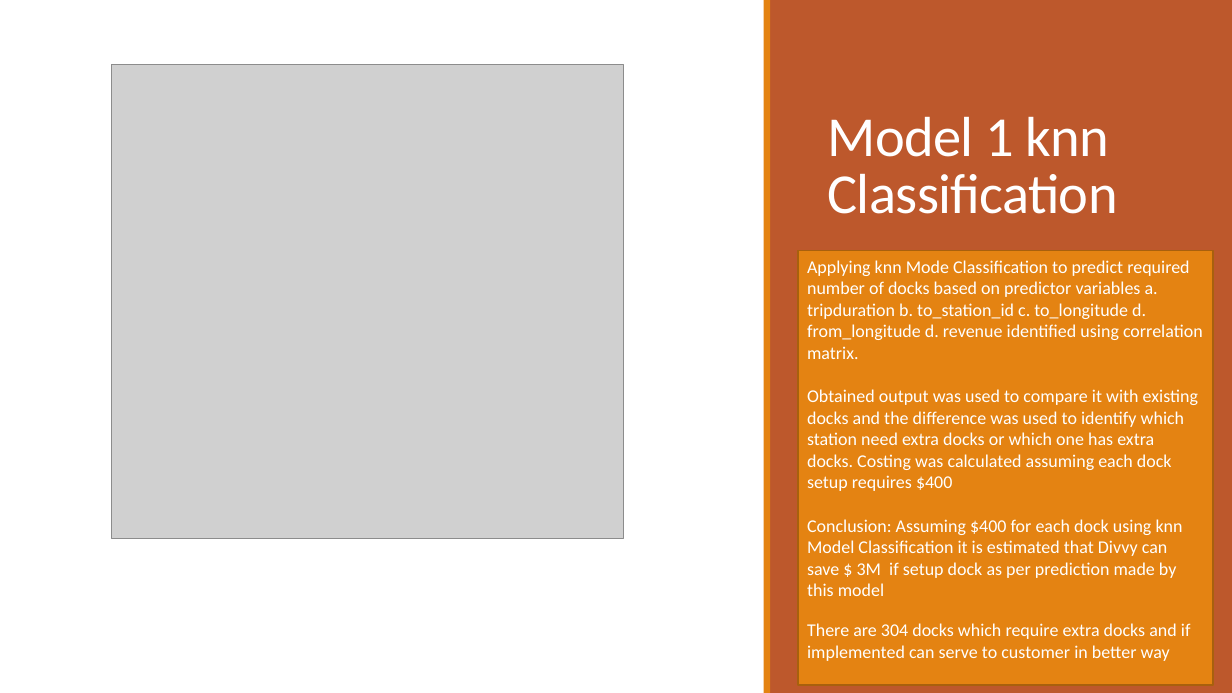
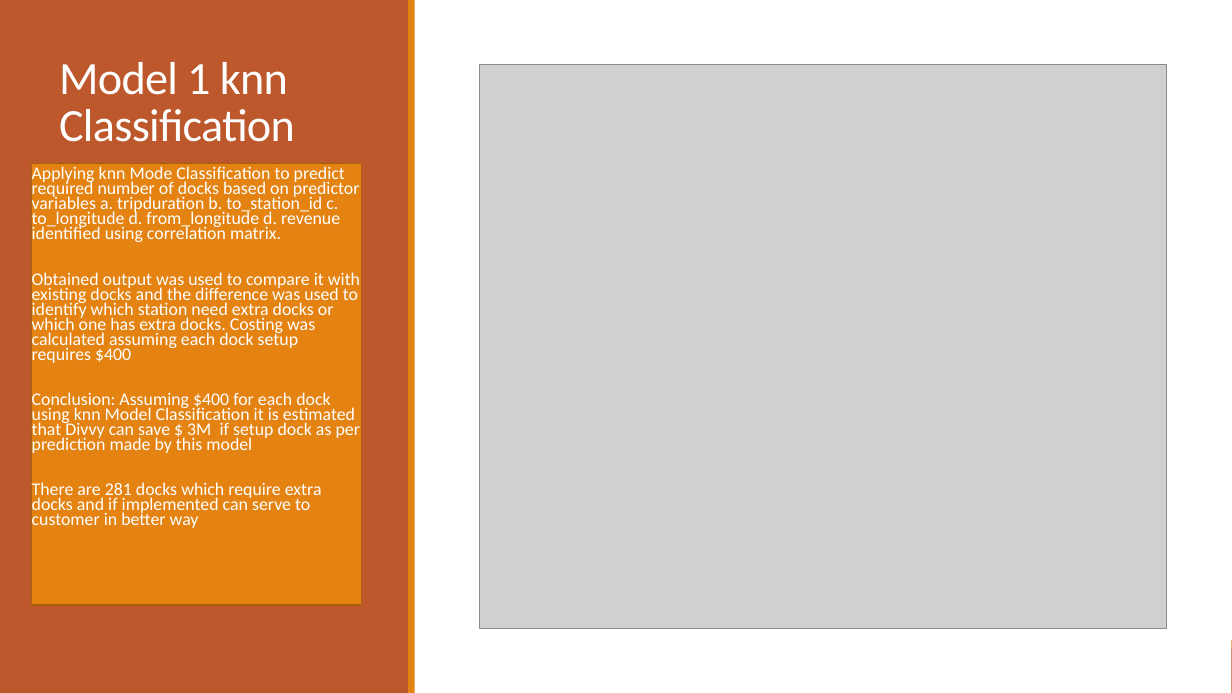
Before and after one commit to mohitroy2502/Chicago-Divvy-DPA-Project, a slide deck: slide 9 of Problem Statement 5.pptx. Drawn at 1232x693 pixels with LibreOffice and Linux fonts; fonts in the diff are those of the drawing; grey boxes stand for pictures. Boxes give left, top, right and bottom in pixels: in the first picture for what was removed or moved away, otherwise in the second. Text is boxed around its words. In the diff, an @@ line names an element or a change of style, - is before the commit and + after.

```diff
--- a/Problem Statement 5.pptx
+++ b/Problem Statement 5.pptx
@@ rectangle: place and size @@
-rectangle at [770, 0, 1232, 693]
+rectangle at [0, 0, 409, 693]
@@ rectangle: place and size @@
-rectangle at [763, 0, 770, 693]
+rectangle at [409, 0, 415, 693]
@@ text "Model 1 knn Classification": place and size @@
-text "Model 1 knn Classification" at [827, 116, 1117, 214]
+text "Model 1 knn Classification" at [59, 62, 295, 142]
@@ text "Model 1 knn Classification" at [59, 62, 295, 142]: size 44 to 36 pt @@
@@ picture removed at [111, 65, 623, 539] @@
@@ picture added at [480, 65, 1166, 628] @@
@@ rectangle "Applying knn Mode Classification to ...": place and size @@
-rectangle "Applying knn Mode Classification to ..." at [799, 250, 1214, 685]
+rectangle "Applying knn Mode Classification to ..." at [31, 164, 361, 605]
@@ rectangle "Applying knn Mode Classification to ..." at [31, 164, 361, 605]: vertical alignment middle to top @@
@@ text in rectangle at [32, 166, 360, 453]: size 14 to 13.9 pt in "Applying knn Mode Classification to predict required ...", "Obtained output was used to compare it ...", "Conclusion: Assuming $400 for each dock using ..."; line spacing 1 to 0.7; more space between paragraphs @@
@@ text in rectangle at [32, 482, 322, 528]: text changed; size 14 to 13.9 pt @@
-There are 304 docks which require extra docks and if implemented can serve to customer in better way
+There are 281 docks which require extra docks and if implemented can serve to customer in better way
@@ rectangle removed at [0, 647, 1232, 693] @@
@@ rectangle removed at [0, 640, 1232, 647] @@
@@ rectangle added at [0, 647, 1232, 693], fill #BD582C @@
@@ rectangle added at [0, 640, 1232, 647], fill #E48312 @@
```
Also in this commit, not shown: 3 other slides changed, 2 slides added.
